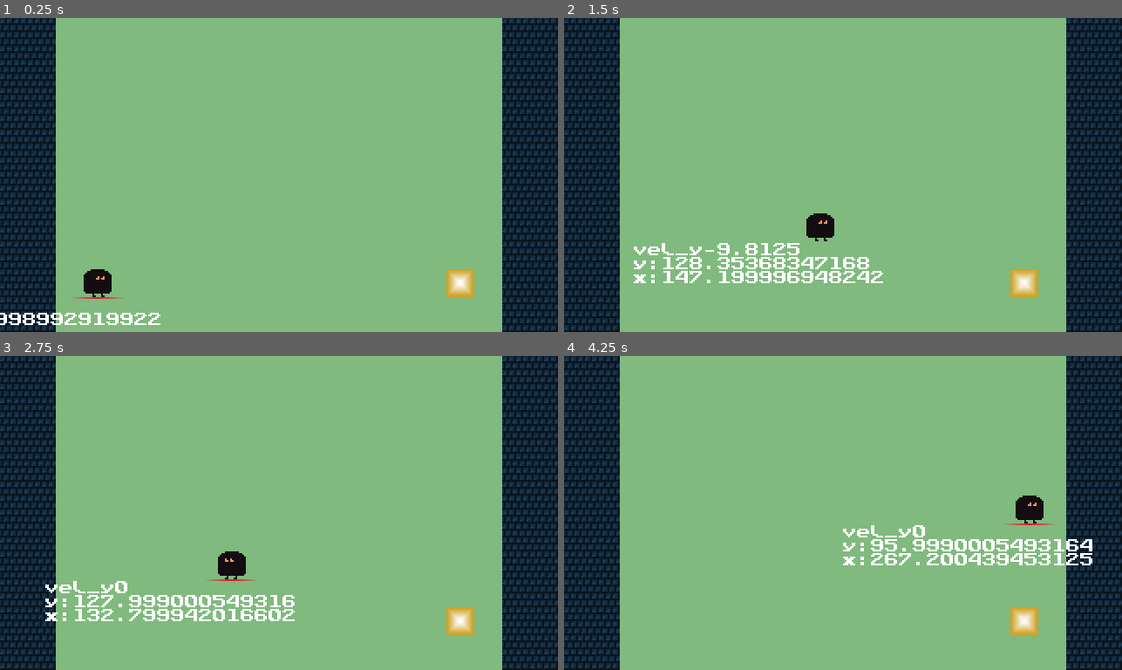
Above: before the commit, frames 1-4 (two rows, left to right).
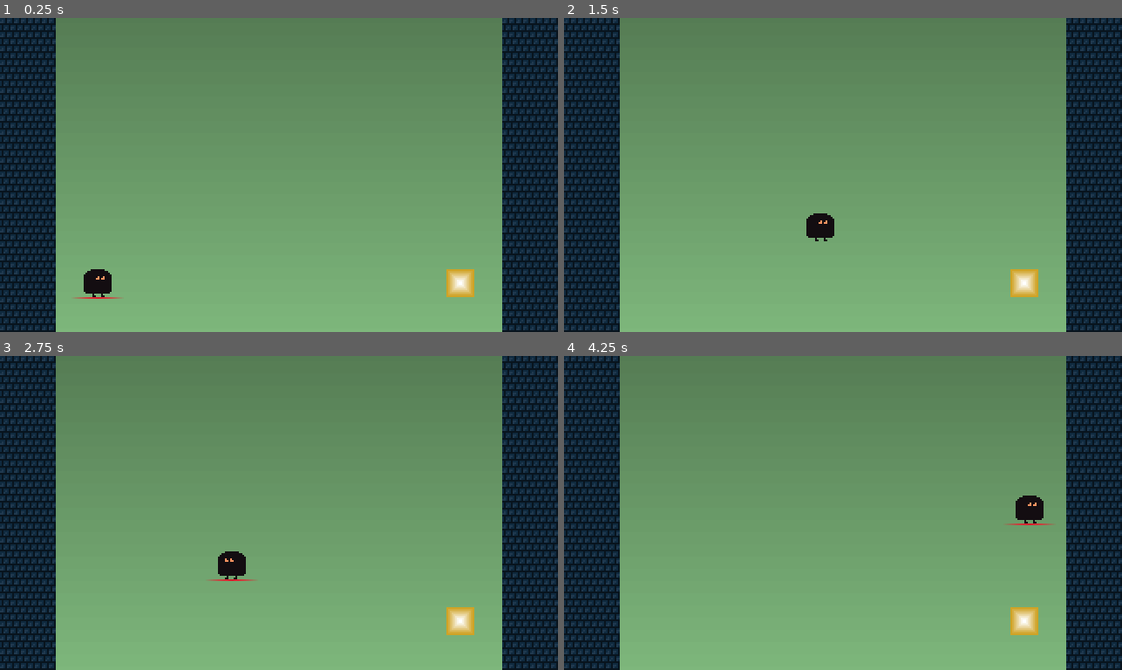
Above: after the commit, the same moments.

Repository: belja198/ascend
Game: Godot game, scene res://scenes/levels/level_finale.tscn
Same seed, same stepped clock (60 frames per second), same inputs: the game is played once before the commit and once after it. This scene is started directly instead of the project's main scene.
Inputs:
- Up to frame 1 (0.25 s): no input
- Up to frame 2 (1.5 s): tap Enter at 0.5 s; hold Right (move_right) from 0.53 s (still down); tap Space (move_up) at 0.77 s
- Up to frame 3 (2.75 s): tap Space (move_up) at 1.52 s; release Right (move_right) at 2.03 s; hold Left (move_left) from 2.03 s (still down)
- Up to frame 4 (4.25 s): release Left (move_left) at 2.78 s; hold Right (move_right) from 2.78 s (still down); tap Space (move_up) at 3.02, 3.77 s

The runs differ from the first frame. In frame 1, 52% of the frame differs, in the area x 0-90%, y 0-98%; in frame 2, 53%, in the area x 10-90%, y 0-85%; in frame 3, 53%; in frame 4, 51%.

Commit message:
Finale polished
-added two timers
-fade to black

Diff:
--- a/scenes/levels/level_finale.gd
+++ b/scenes/levels/level_finale.gd
@@ -2,6 +2,12 @@
 
 
 @onready var camera: Camera2D = $Camera2D;
+@onready var end_timer: Timer = $EndTimer;
+@onready var end_pause_timer: Timer = $EndPauseTimer;
+var should_darken: bool = false;
+var darken_speed: float = 2.0;
+var darken_degre: float = 0.0;
+
 var should_follow_player: bool = false;
 var end_game: bool = false;
 var camera_speed: float = 30.0;
@@ -32,13 +38,32 @@
 		if (index >= 0 && index <= 7):
 				GlobalScript.player_ref.float_sprite.modulate = colors[index];
 
-	if (GlobalScript.player_ref.position.y <= -256.0):
+	if (GlobalScript.player_ref.position.y <= -256.0) && !end_game:
 		end_game = true;
 		GlobalScript.player_ref.visible = false;
 		GlobalScript.player_ref.set_physics_process(false);
+		# start end pause timer
+		end_pause_timer.start();
+		print("first timer started")
 
 
 
 	if (should_follow_player == true):
 		var target_y: float = GlobalScript.player_ref.position.y
 		camera.position.y = lerp(camera.position.y, target_y, lerp_speed * delta)
+
+	if (should_darken == true):
+		modulate = lerp(modulate, Color(0,0,0), lerp_speed * delta);
+
+
+
+func _on_end_pause_timer_timeout() -> void:
+	end_timer.start();
+	should_darken = true;
+	print("first timer ended")
+
+
+func _on_end_timer_timeout() -> void:
+	print("second timer ended")
+	modulate = Color(0,0,0);
+	get_tree().quit();
--- a/scenes/levels/level_finale.tscn
+++ b/scenes/levels/level_finale.tscn
@@ -26,14 +26,14 @@
 
 [node name="Door" parent="." instance=ExtResource("3_xonjw")]
 position = Vector2(264, 152)
-next_level_name = "res://scenes/levels/level_1.tscn"
+next_level_name = "res://scenes/levels/level_finale.tscn"
 
 [node name="ColorRect" type="ColorRect" parent="."]
 z_index = -10
+offset_top = 64.0
 offset_right = 320.0
 offset_bottom = 192.0
 color = Color(0.501961, 0.729412, 0.494118, 1)
-metadata/_edit_lock_ = true
 
 [node name="ColorRect2" type="ColorRect" parent="."]
 offset_top = -640.0
@@ -43,6 +43,17 @@
 
 [node name="Sprite2D" type="Sprite2D" parent="."]
 z_index = -10
-position = Vector2(160, -128)
-scale = Vector2(5, 4)
+position = Vector2(160, -32)
+scale = Vector2(5, 7)
 texture = SubResource("GradientTexture2D_vbeq8")
+
+[node name="EndTimer" type="Timer" parent="."]
+wait_time = 2.0
+one_shot = true
+
+[node name="EndPauseTimer" type="Timer" parent="."]
+wait_time = 5.0
+one_shot = true
+
+[connection signal="timeout" from="EndTimer" to="." method="_on_end_timer_timeout"]
+[connection signal="timeout" from="EndPauseTimer" to="." method="_on_end_pause_timer_timeout"]
--- a/scenes/player.tscn
+++ b/scenes/player.tscn
@@ -49,6 +49,7 @@
 target_position = Vector2(0, -16)
 
 [node name="PositionLabel" type="RichTextLabel" parent="."]
+visible = false
 offset_left = -107.0
 offset_right = 117.0
 offset_bottom = 32.0
Not shown, added: ascend.console.exe
Not shown, added: ascend.exe
Not shown, added: ascend.pck
